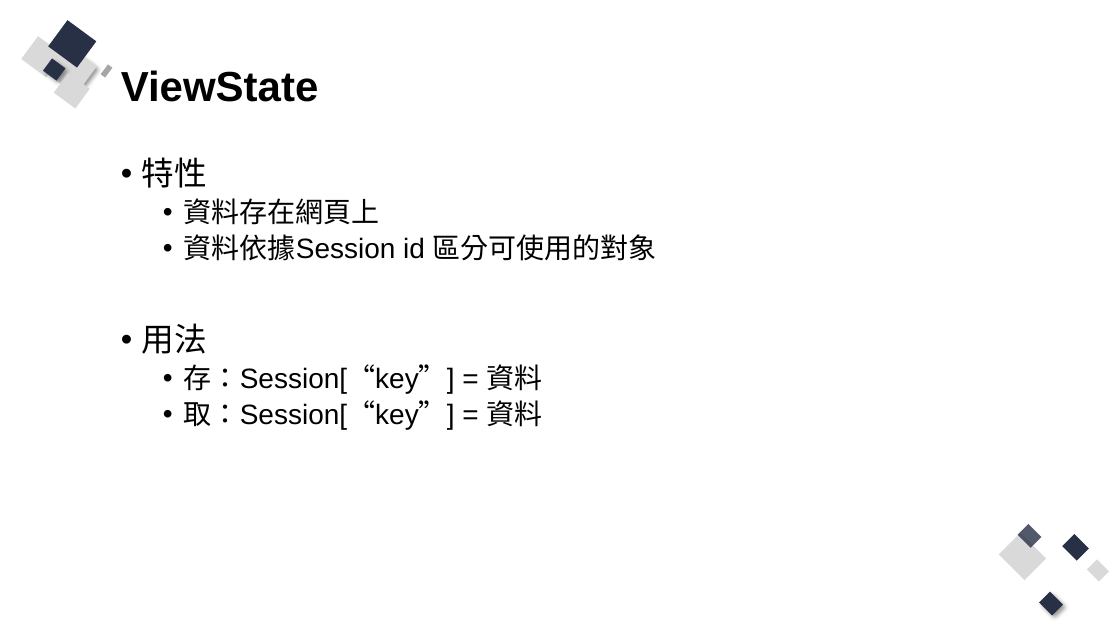
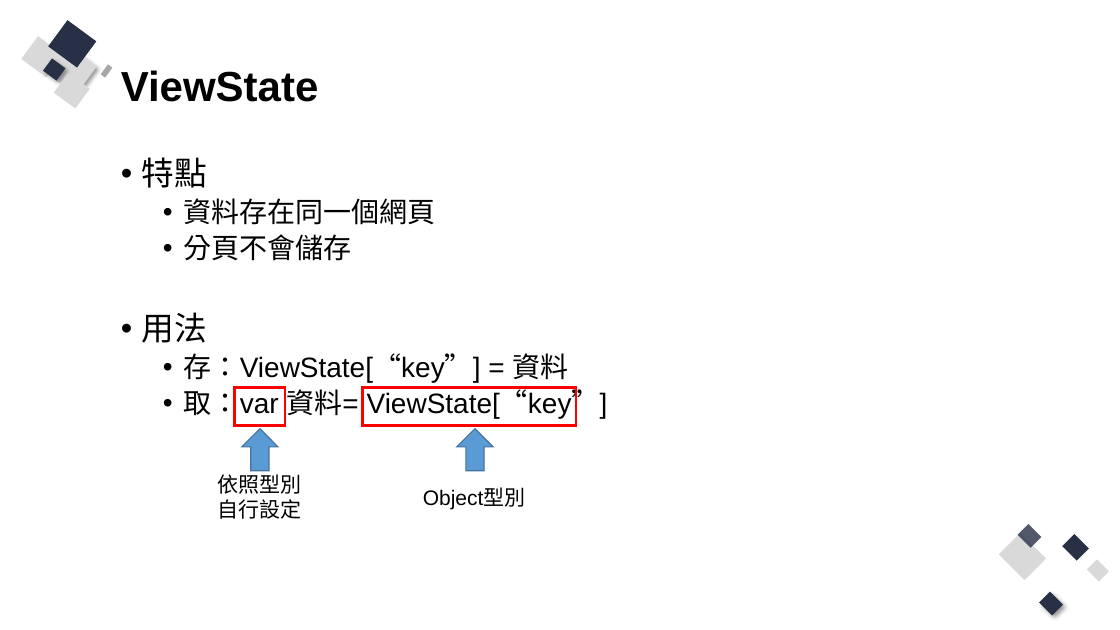
Before and after one commit to Q81JIAXIONG/-, a slide deck: slide 49 of 投影片/2.asp.net webform 框架.pptx (slide 44 before the commit). Drawn at 1120x630 pixels with LibreOffice and Linux fonts; fonts in the diff are those of the drawing. Boxes give left, top, right and bottom in pixels: in the first picture for what was removed or moved away, otherwise in the second. Text is boxed around its words. In the diff, an @@ line names an element or a change of style, - is before the commit and + after.

```diff
--- a/投影片/2.asp.net webform 框架.pptx
+++ b/投影片/2.asp.net webform 框架.pptx
@@ text at (142, 157, 436, 261): text changed @@
-• 特性
-  • 資料存在網頁上
-  • 資料依據Session id 區分可使用的對象
+• 特點
+  • 資料存在同一個網頁
+  • 分頁不會儲存
@@ text at (184, 353, 608, 421): text changed @@
-  • 存：Session[“key”] = 資料
-  • 取：Session[“key”] = 資料
+  • 存：ViewState[“key”] = 資料
+  • 取：var 資料= ViewState[“key”]
@@ rectangle added at (235, 388, 286, 426), outline #FF0000 2.25 pt @@
@@ rectangle added at (363, 388, 576, 426), outline #FF0000 2.25 pt @@
@@ down arrow added at (242, 429, 278, 471), fill #5B9BD5, outline #43739E 1 pt @@
@@ down arrow added at (457, 429, 493, 471), fill #5B9BD5, outline #43739E 1 pt @@
@@ text added at (217, 471, 301, 519), 18 pt, text #000000 @@
+依照型別
+自行設定
@@ text added at (423, 488, 526, 509), 18 pt, text #000000 @@
+Object型別
```
Also in this commit, not shown: 6 other slides changed, 10 slides added, 3 slides removed, 15 other files.
